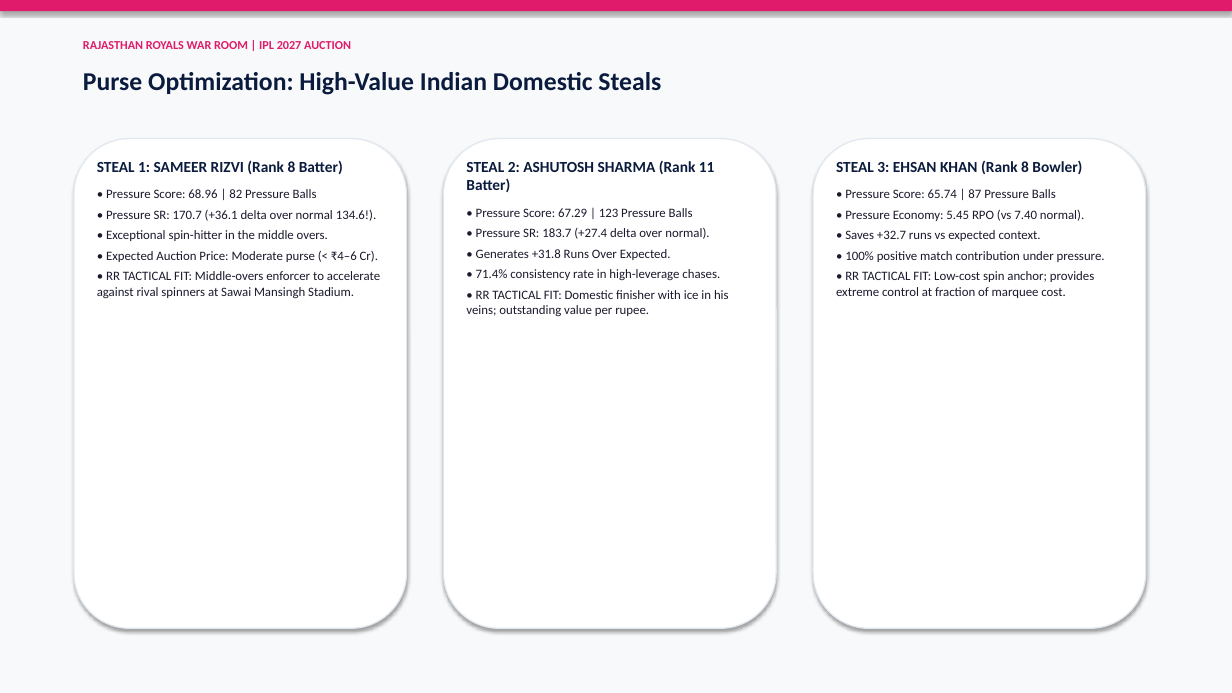
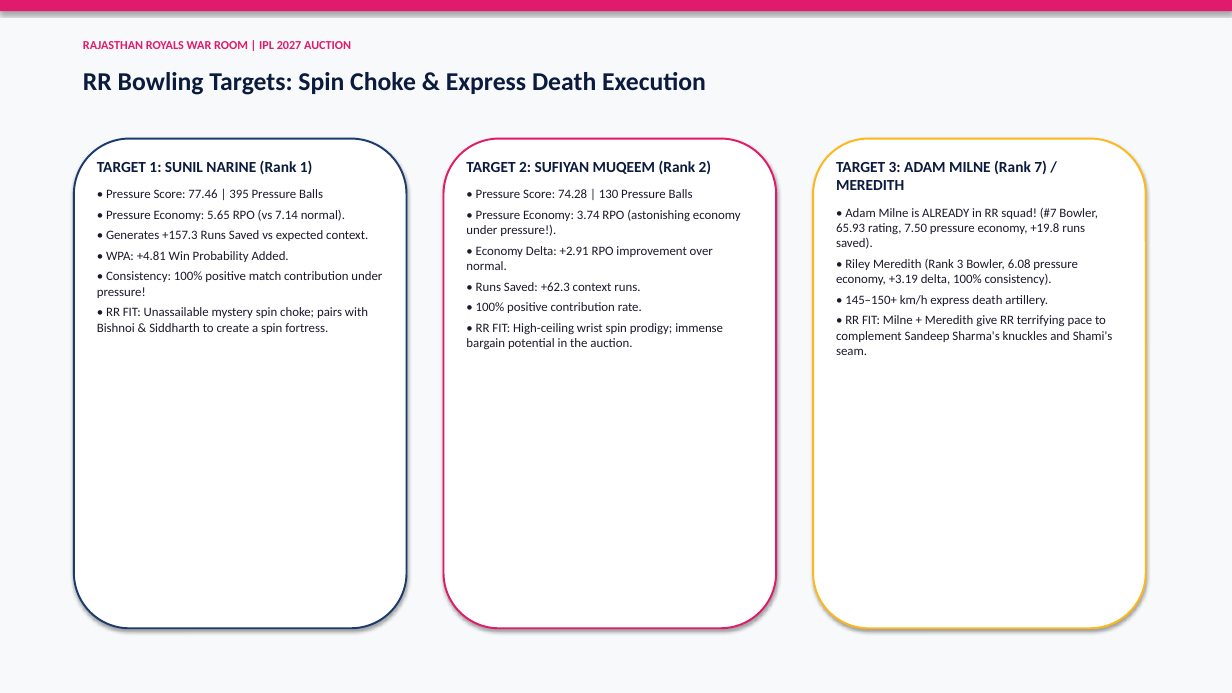
Before and after one commit to MohamedNavith/Rajasthan-Royals-Hackathon, a slide deck: slide 9 of outputs/rr_auction_presentation.pptx. Drawn at 1232x693 pixels with LibreOffice and Linux fonts; fonts in the diff are those of the drawing. Boxes give left, top, right and bottom in pixels: in the first picture for what was removed or moved away, otherwise in the second. Text is boxed around its words. In the diff, an @@ line names an element or a change of style, - is before the commit and + after.

Commit message:
Integrate 2026 IPL franchise squads, verified trade deals (Sam Curran to LSG for Shami and M Siddharth), updated RR post-trade roster, probable XI vs 2027 champion XI, report and presentation

```diff
--- a/outputs/rr_auction_presentation.pptx
+++ b/outputs/rr_auction_presentation.pptx
@@ text at [83,72,706,95]: text changed @@
-Purse Optimization: High-Value Indian Domestic Steals
+RR Bowling Targets: Spin Choke & Express Death Execution
@@ rounded rectangle at [74,139,407,628]: outline #E2E8F0 1 pt to #1B3B6F 1.5 pt @@
@@ rounded rectangle at [444,139,776,628]: outline #E2E8F0 1 pt to #E01B6B 1.5 pt @@
@@ rounded rectangle at [813,139,1146,628]: outline #E2E8F0 1 pt to #FFB81C 1.5 pt @@
@@ text at [97,160,382,334]: text changed @@
-STEAL 1: SAMEER RIZVI (Rank 8 Batter)
-• Pressure Score: 68.96 | 82 Pressure Balls
-• Pressure SR: 170.7 (+36.1 delta over normal 134.6!).
-• Exceptional spin-hitter in the middle overs.
-• Expected Auction Price: Moderate purse (< ₹4–6 Cr).
-• RR TACTICAL FIT: Middle-overs enforcer to accelerate against rival spinners at Sawai Mansingh Stadium.
+TARGET 1: SUNIL NARINE (Rank 1)
+• Pressure Score: 77.46 | 395 Pressure Balls
+• Pressure Economy: 5.65 RPO (vs 7.14 normal).
+• Generates +157.3 Runs Saved vs expected context.
+• WPA: +4.81 Win Probability Added.
+• Consistency: 100% positive match contribution under pressure!
+• RR FIT: Unassailable mystery spin choke; pairs with Bishnoi & Siddharth to create a spin fortress.
@@ text at [466,160,741,349]: text changed @@
-STEAL 2: ASHUTOSH SHARMA (Rank 11 Batter)
-• Pressure Score: 67.29 | 123 Pressure Balls
-• Pressure SR: 183.7 (+27.4 delta over normal).
-• Generates +31.8 Runs Over Expected.
-• 71.4% consistency rate in high-leverage chases.
-• RR TACTICAL FIT: Domestic finisher with ice in his veins; outstanding value per rupee.
+TARGET 2: SUFIYAN MUQEEM (Rank 2)
+• Pressure Score: 74.28 | 130 Pressure Balls
+• Pressure Economy: 3.74 RPO (astonishing economy under pressure!).
+• Economy Delta: +2.91 RPO improvement over normal.
+• Runs Saved: +62.3 context runs.
+• 100% positive contribution rate.
+• RR FIT: High-ceiling wrist spin prodigy; immense bargain potential in the auction.
@@ text at [836,160,1113,355]: text changed @@
-STEAL 3: EHSAN KHAN (Rank 8 Bowler)
-• Pressure Score: 65.74 | 87 Pressure Balls
-• Pressure Economy: 5.45 RPO (vs 7.40 normal).
-• Saves +32.7 runs vs expected context.
-• 100% positive match contribution under pressure.
-• RR TACTICAL FIT: Low-cost spin anchor; provides extreme control at fraction of marquee cost.
+TARGET 3: ADAM MILNE (Rank 7) / MEREDITH
+• Adam Milne is ALREADY in RR squad! (#7 Bowler, 65.93 rating, 7.50 pressure economy, +19.8 runs saved).
+• Riley Meredith (Rank 3 Bowler, 6.08 pressure economy, +3.19 delta, 100% consistency).
+• 145–150+ km/h express death artillery.
+• RR FIT: Milne + Meredith give RR terrifying pace to complement Sandeep Sharma's knuckles and Shami's seam.
```
Also in this commit, not shown: 7 other slides changed, 2 slides added, 1 slide removed, 7 other files.
